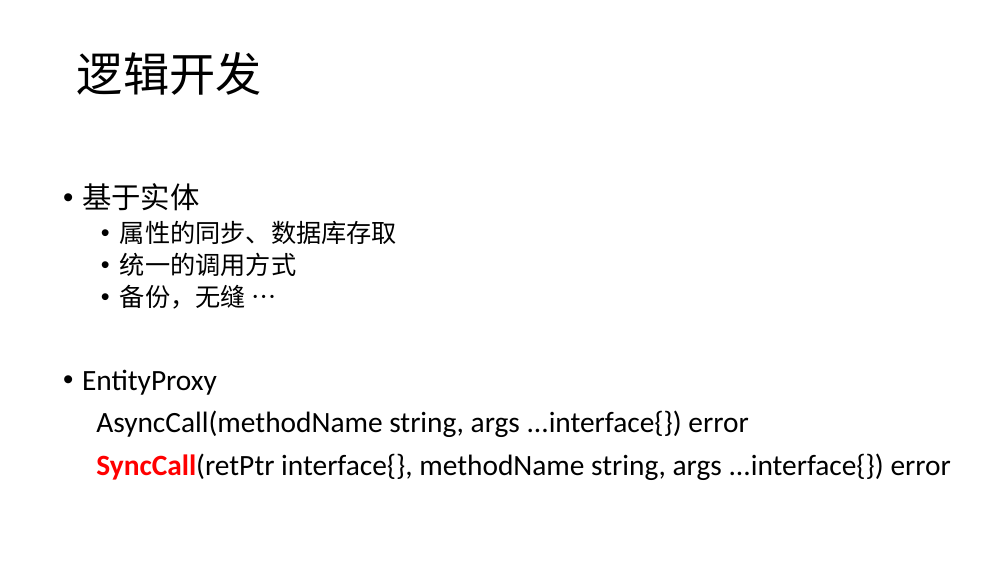
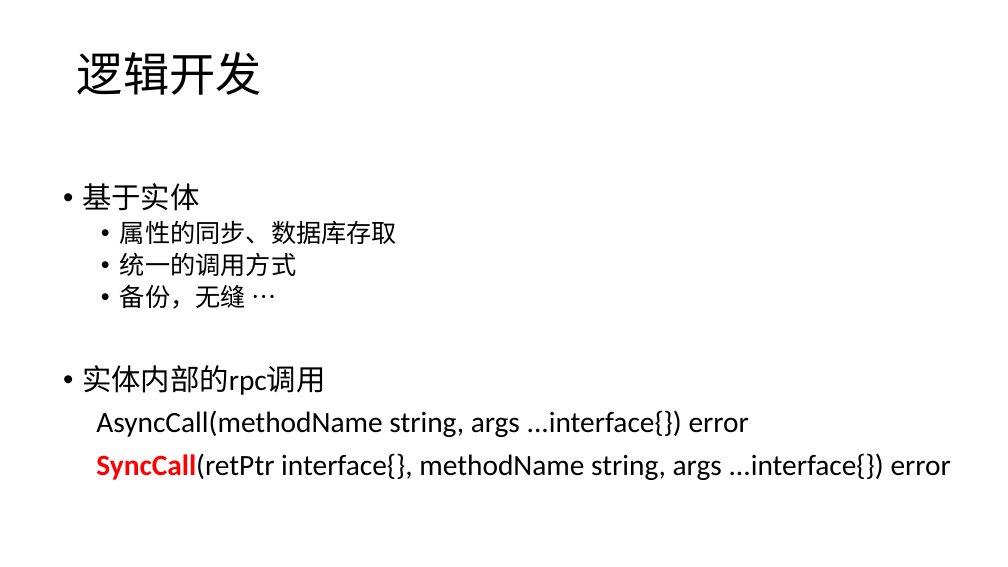
Before and after one commit to lawrencexfs/go-service, a slide deck: slide 13 of 服务器架构介绍.pptx. Drawn at 1008x567 pixels with LibreOffice and Linux fonts; fonts in the diff are those of the drawing. Boxes give left, top, right and bottom in pixels: in the first picture for what was removed or moved away, otherwise in the second. Text is boxed around its words. In the diff, an @@ line names an element or a change of style, - is before the commit and + after.

```diff
--- a/服务器架构介绍.pptx
+++ b/服务器架构介绍.pptx
@@ text at bbox=[82, 365, 326, 395]: text changed @@
-• EntityProxy
+• 实体内部的rpc调用
```
Also in this commit, not shown: 1 other slide changed, 2 slides added.
